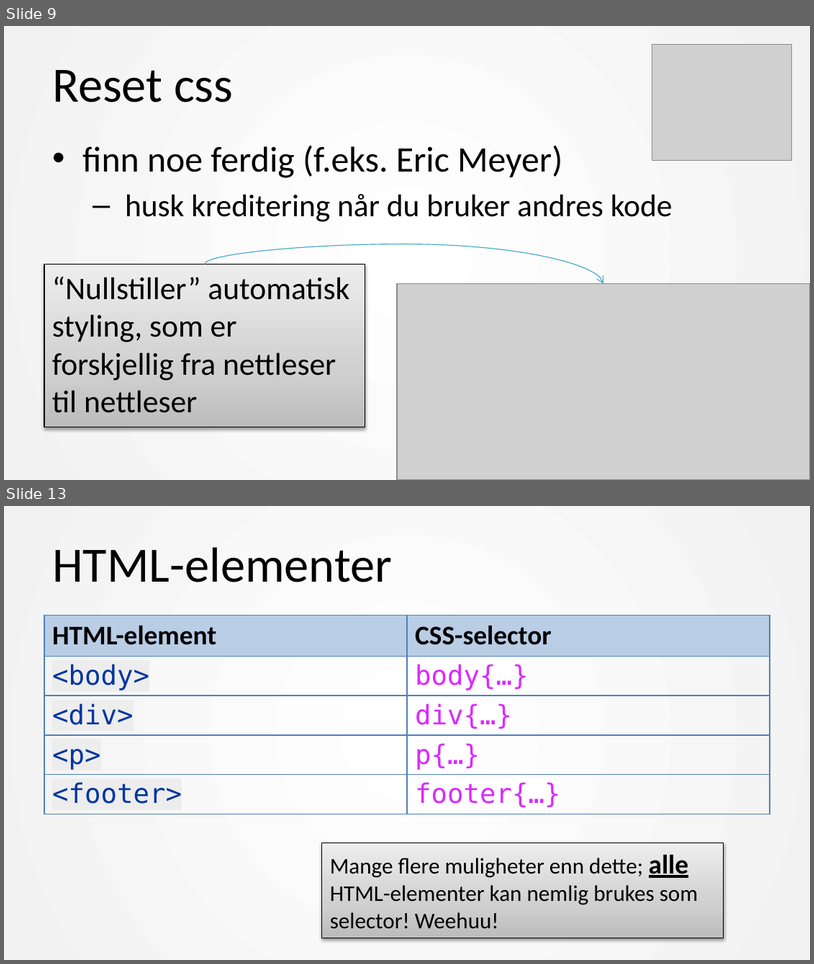
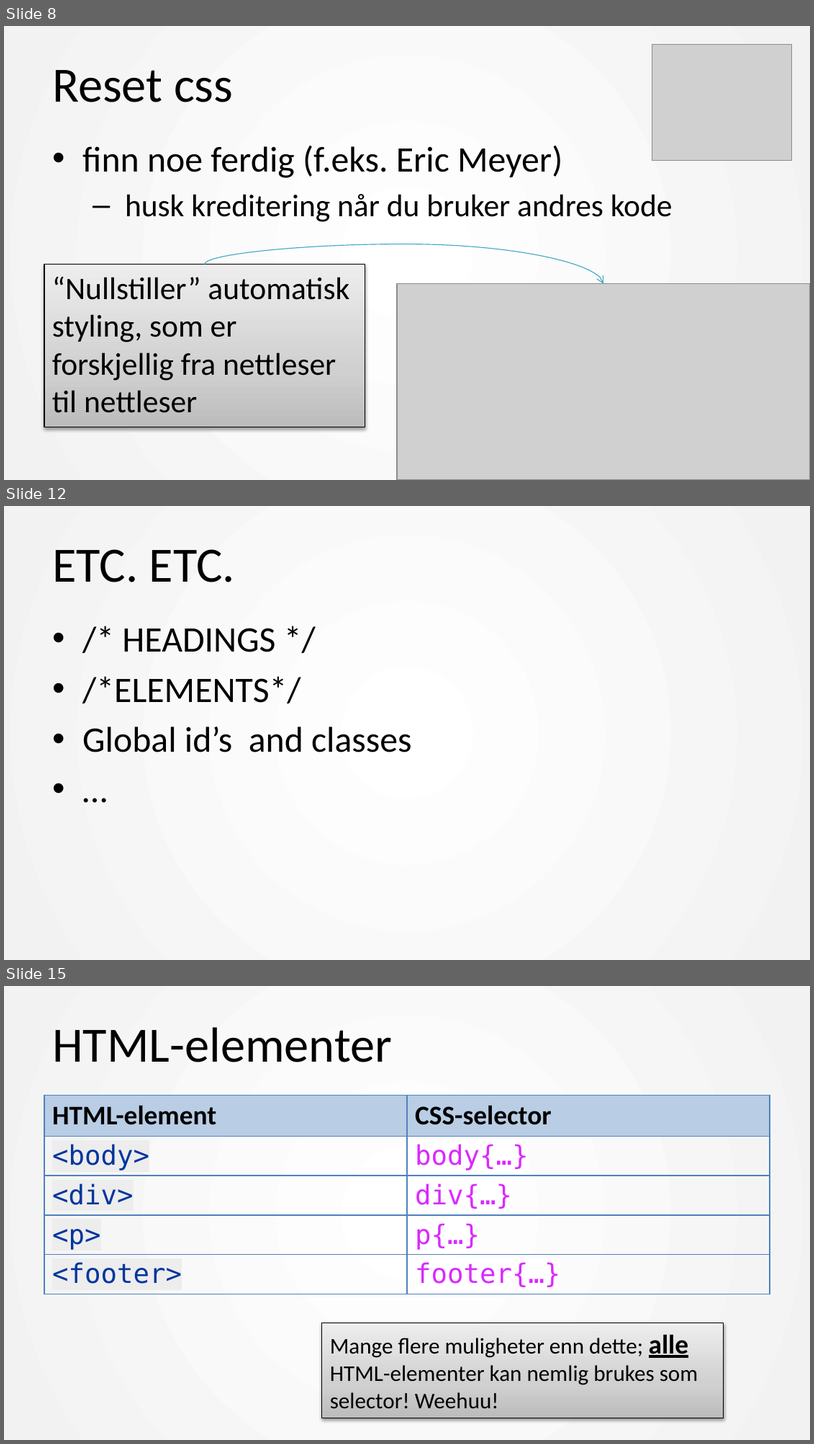
Before and after one commit to mesan/css-kurs, a slide deck: Foiler/1. CSS basic.pptx. Shown one above the other, each under a label of ours: slides 9 and 13 before the commit, slides 8, 12 and 15 after it; the slides between them are not shown. The pictures are 814x964 and 814x1444 pixels, drawn with LibreOffice and Linux fonts; fonts in the diff are those of the drawing; grey boxes stand for pictures. Boxes give left, top, right and bottom in pixels: in the first picture for what was removed or moved away, otherwise in the second. Text is boxed around its words. In the diff, an @@ line names an element or a change of style, - is before the commit and + after.

```diff
--- a/Foiler/1. CSS basic.pptx
+++ b/Foiler/1. CSS basic.pptx
@@ slide 12 added at box(4, 506, 810, 960), background #FFFFFF; not listed: 1 template element that a slide beside it also shows @@
@@ title added at box(52, 549, 235, 582), 44 pt, text #000000 @@
+ETC. ETC.
@@ text added at box(82, 628, 412, 752), 32 pt, text #000000 @@
+• /* HEADINGS */
+• /*ELEMENTS*/
+• Global id’s and classes
+• …
@@ what was slide 9 is now slide 8 @@
@@ what was slide 13 is now slide 15 @@
```
Also in this commit, not shown: 8 slides changed, 7 other slides added, 2 slides removed, 2 other files.
